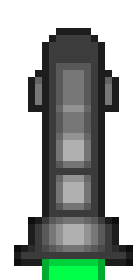
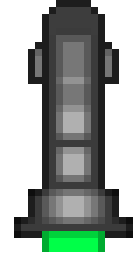
Two versions of the same layered image (140px x 280px). Layer-by-layer changes:
removed layer "Calque" over [28, 28, 119, 280]
painted on "missil_1.png" over [14, 0, 133, 280]
